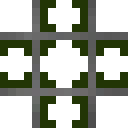
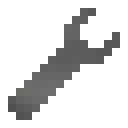
Revision of a layered 128 x 128 image; what changed, layer by layer:
hid "Layer #1" over (x1=0, y1=0, x2=128, y2=128)
hid "Layer #9" over (x1=0, y1=0, x2=128, y2=128)
added layer "Layer #10" above "Layer #5" over (x1=8, y1=8, x2=120, y2=120)
